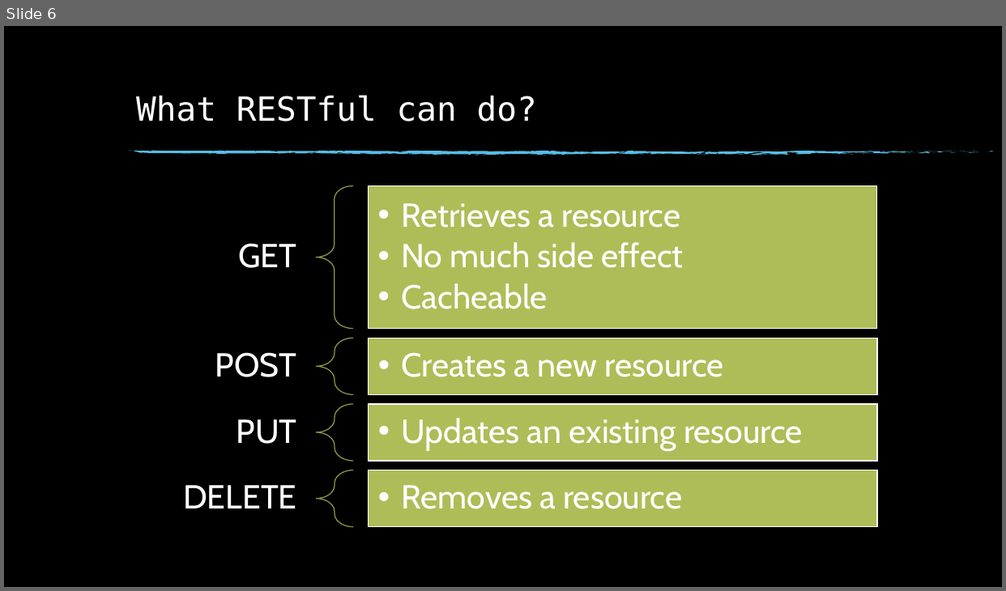
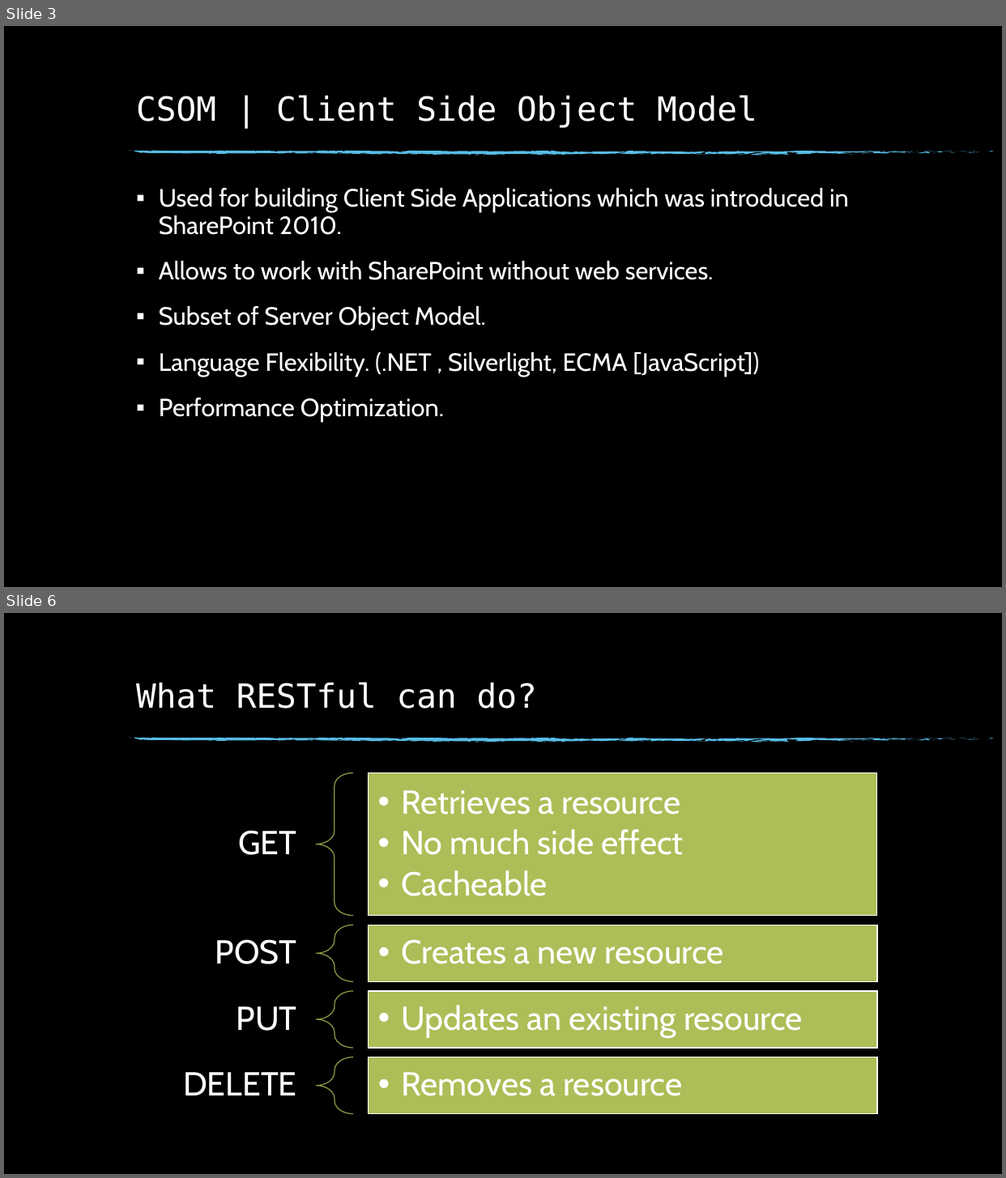
Before and after one commit to ChendrayanV/Events-2018-2019, a slide deck: SPSEvents-SEP2018/Use PowerShell and Node.js to work with SharePoint data.pptx. Shown one above the other, each under a label of ours: slide 6 before the commit, slides 3 and 6 after it; the slides between them are not shown. The pictures are 1006x591 and 1006x1178 pixels, drawn with LibreOffice and Linux fonts; fonts in the diff are those of the drawing; background and template pictures are left out. Boxes give left, top, right and bottom in pixels: in the first picture for what was removed or moved away, otherwise in the second. Text is boxed around its words. In the diff, an @@ line names an element or a change of style, - is before the commit and + after.

```diff
--- a/SPSEvents-SEP2018/Use PowerShell and Node.js to work with SharePoint data.pptx
+++ b/SPSEvents-SEP2018/Use PowerShell and Node.js to work with SharePoint data.pptx
@@ slide 3 added at (x1=4, y1=26, x2=1002, y2=587), background picture (left out); not listed: 74 template elements that a slide beside it also shows @@
@@ title added at (x1=136, y1=95, x2=757, y2=128), 32 pt, text #FFFFFF @@
+CSOM | Client Side Object Model
@@ text added at (x1=159, y1=188, x2=849, y2=422), 24 pt, text #FFFFFF @@
+▪ Used for building Client Side Applications which was introduced in SharePoint 2010.
+▪ Allows to work with SharePoint without web services.
+▪ Subset of Server Object Model.
+▪ Language Flexibility. (.NET , Silverlight, ECMA [JavaScript])
+▪ Performance Optimization.
```
Also in this commit, not shown: 3 slides changed, 3 other slides added, 2 slides removed.
